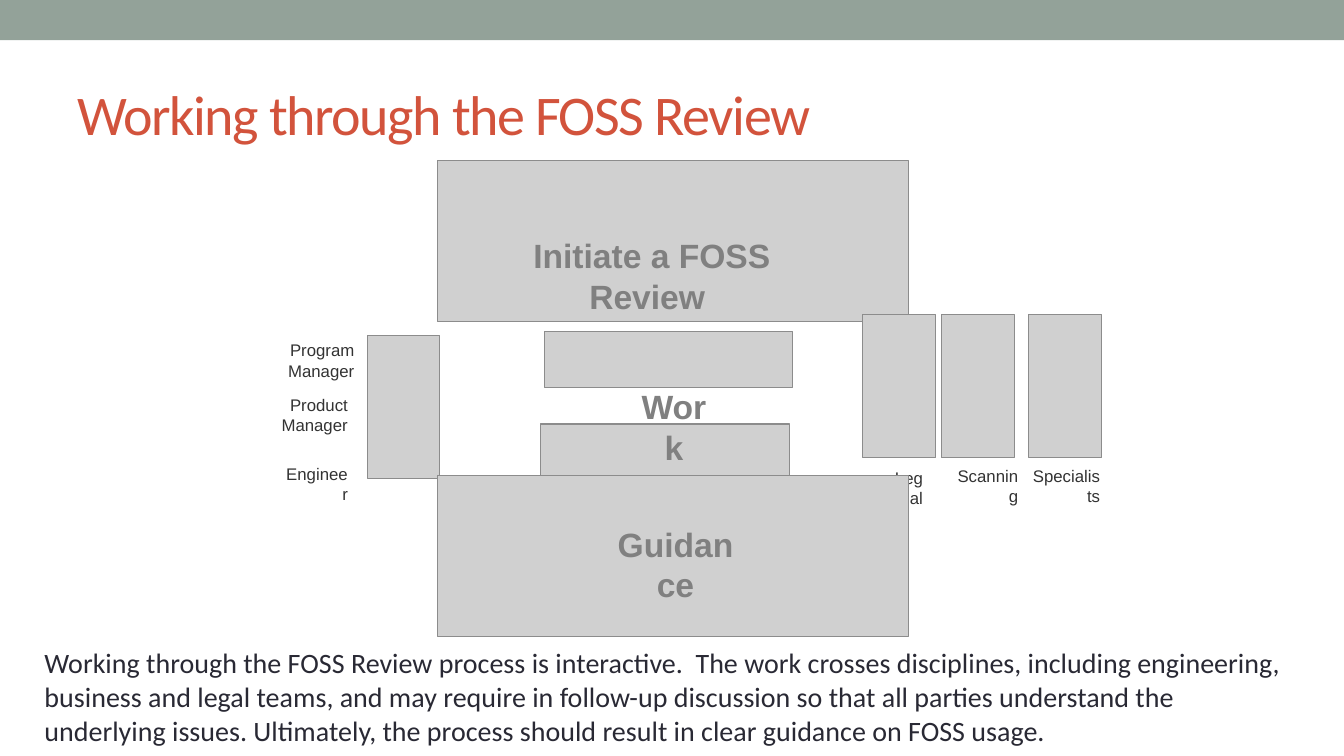
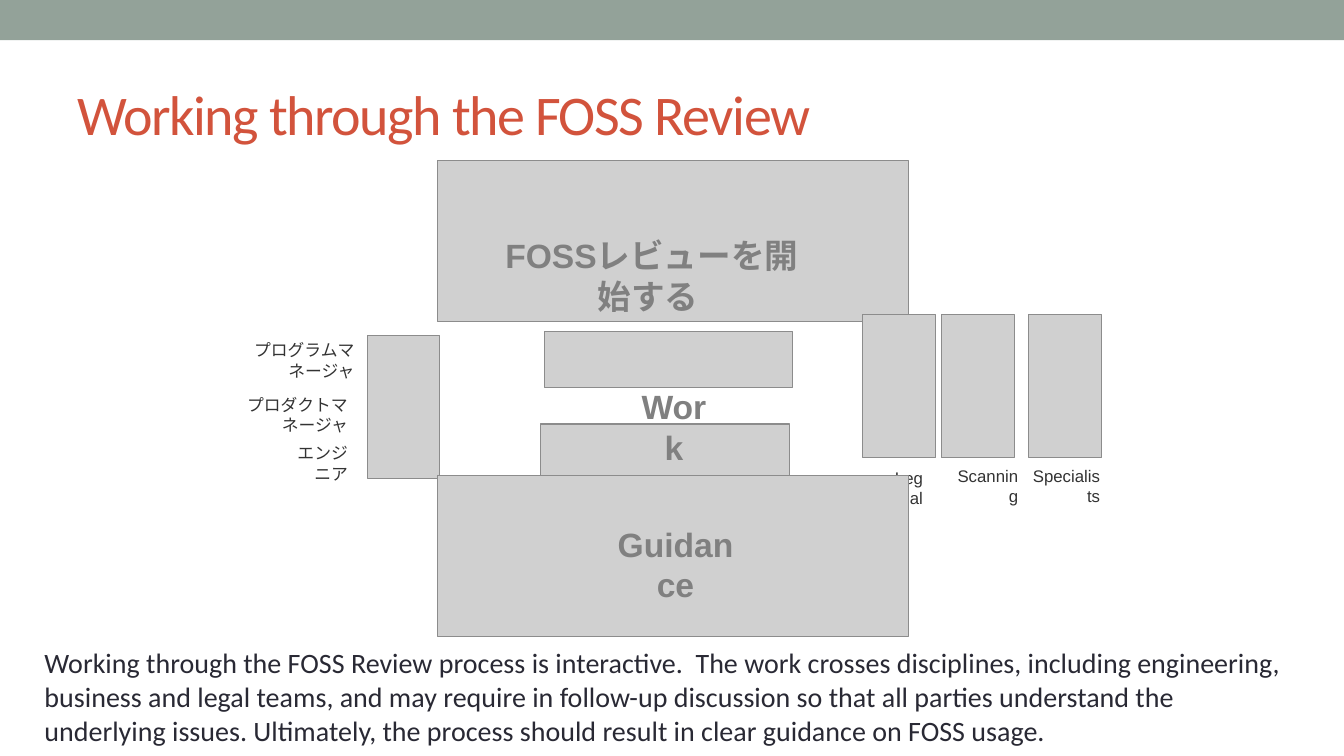
Before and after one commit to OpenChain-Project/Curriculum-Translation-JP, a slide deck: slide 47 of target/openchain-curriculum-release-2.pptx. Drawn at 1344x756 pixels with LibreOffice and Linux fonts; fonts in the diff are those of the drawing; grey boxes stand for pictures; background and template pictures are left out. Boxes give left, top, right and bottom in pixels: in the first picture for what was removed or moved away, otherwise in the second. Text is boxed around its words. In the diff, an @@ line names an element or a change of style, - is before the commit and + after.

```diff
--- a/target/openchain-curriculum-release-2.pptx
+++ b/target/openchain-curriculum-release-2.pptx
@@ text at [533,244,770,309]: text changed @@
-Initiate a FOSS Review
+FOSSレビューを開始する
@@ text at [254,342,354,379]: text changed @@
-Program Manager
+プログラムマネージャ
@@ text at [247,397,348,433]: text changed @@
-Product Manager
+プロダクトマネージャ
@@ text at [297,446,348,481]: text changed @@
-Engineer
+エンジニア
```
Also in this commit, not shown: 8 other slides changed, 8 other files.
